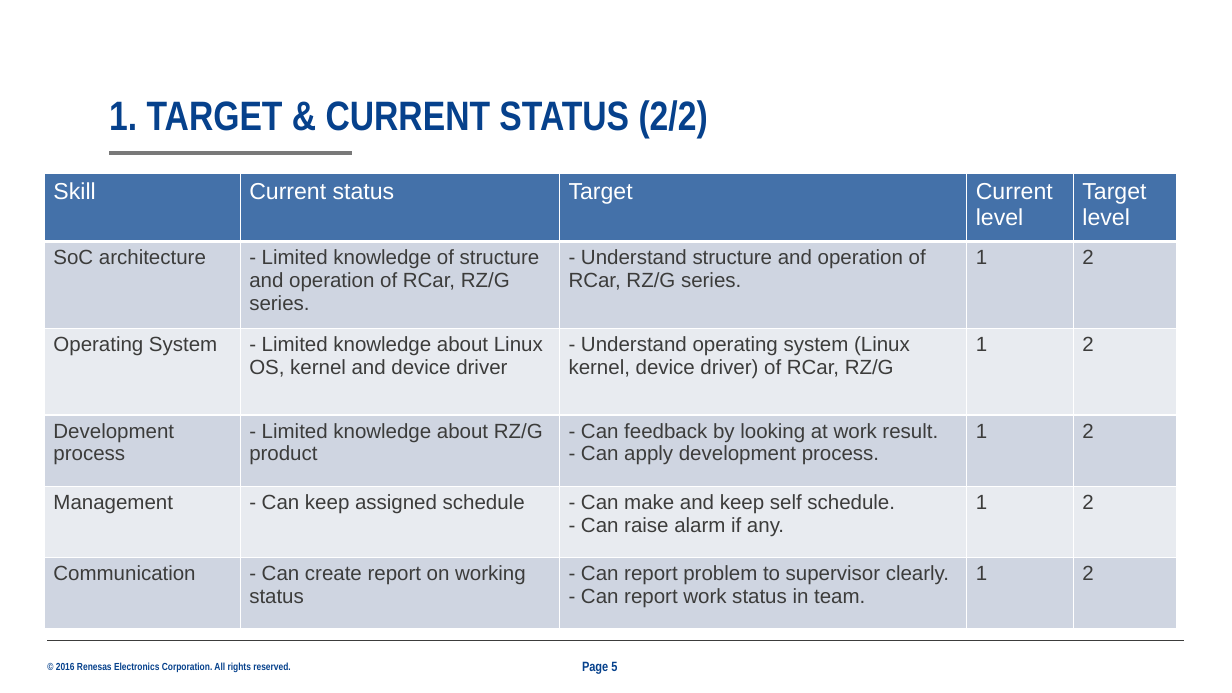
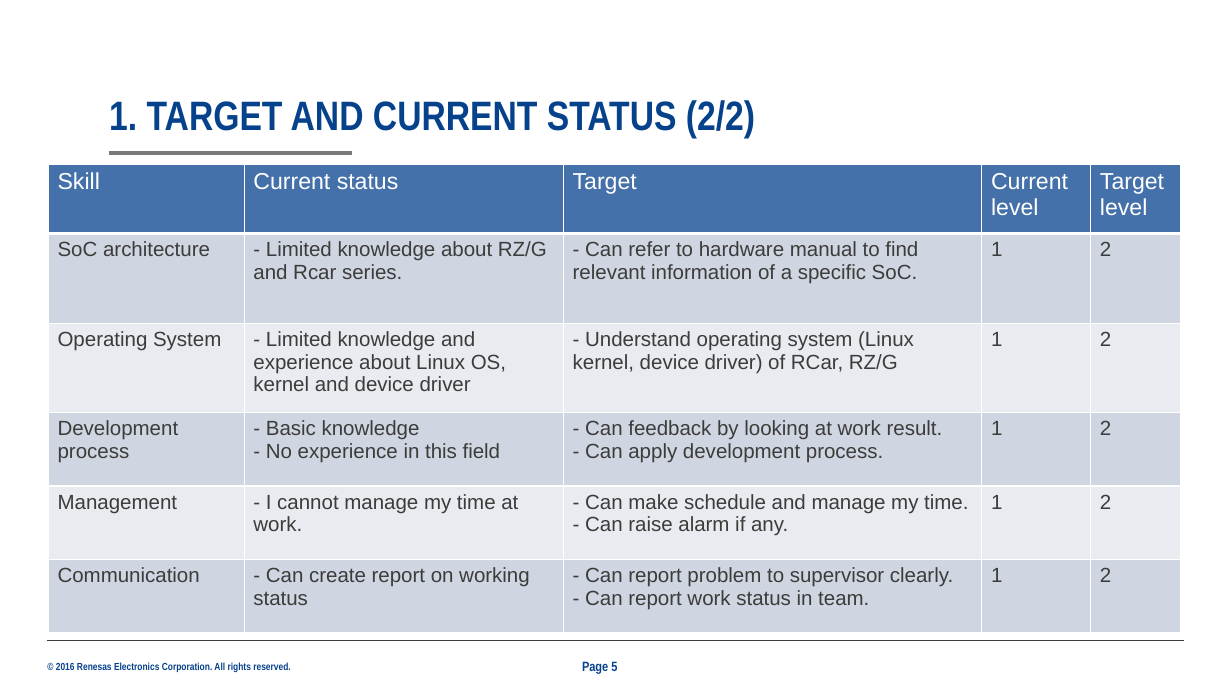
Before and after one commit to trankha/pre1, a slide deck: slide 5 of 25G_Presentation.pptx. Drawn at 1232x693 pixels with LibreOffice and Linux fonts; fonts in the diff are those of the drawing; background and template pictures are left out. Boxes give left, top, right and bottom in pixels: in the first picture for what was removed or moved away, otherwise in the second. Text is boxed around its words. In the diff, an @@ line names an element or a change of style, - is before the commit and + after.

```diff
--- a/25G_Presentation.pptx
+++ b/25G_Presentation.pptx
@@ title at (109,100,755,138): text changed @@
-1. TARGET & CURRENT STATUS (2/2)
+1. TARGET AND CURRENT STATUS (2/2)
@@ table at (48,165,1181,633) @@
-row 2, column 2: - Limited knowledge of structure and operation of RCar, RZ/G series.
+row 2, column 2: - Limited knowledge about RZ/G and Rcar series.
-row 2, column 3: - Understand structure and operation of RCar, RZ/G series.
+row 2, column 3: - Can refer to hardware manual to find relevant information of a specific SoC.
-row 3, column 2: - Limited knowledge about Linux OS, kernel and device driver
+row 3, column 2: - Limited knowledge and experience about Linux OS, kernel and device driver
-row 4, column 2: - Limited knowledge about RZ/G product
+row 4, column 2: - Basic knowledge / - No experience in this field
-row 5, column 2: - Can keep assigned schedule
+row 5, column 2: - I cannot manage my time at work.
-row 5, column 3: - Can make and keep self schedule. / - Can raise alarm if any.
+row 5, column 3: - Can make schedule and manage my time. / - Can raise alarm if any.
@@ table: place and size @@
-table at (44,174,1177,628)
+table at (48,165,1181,633)
```
Also in this commit, not shown: 14 other slides changed.
